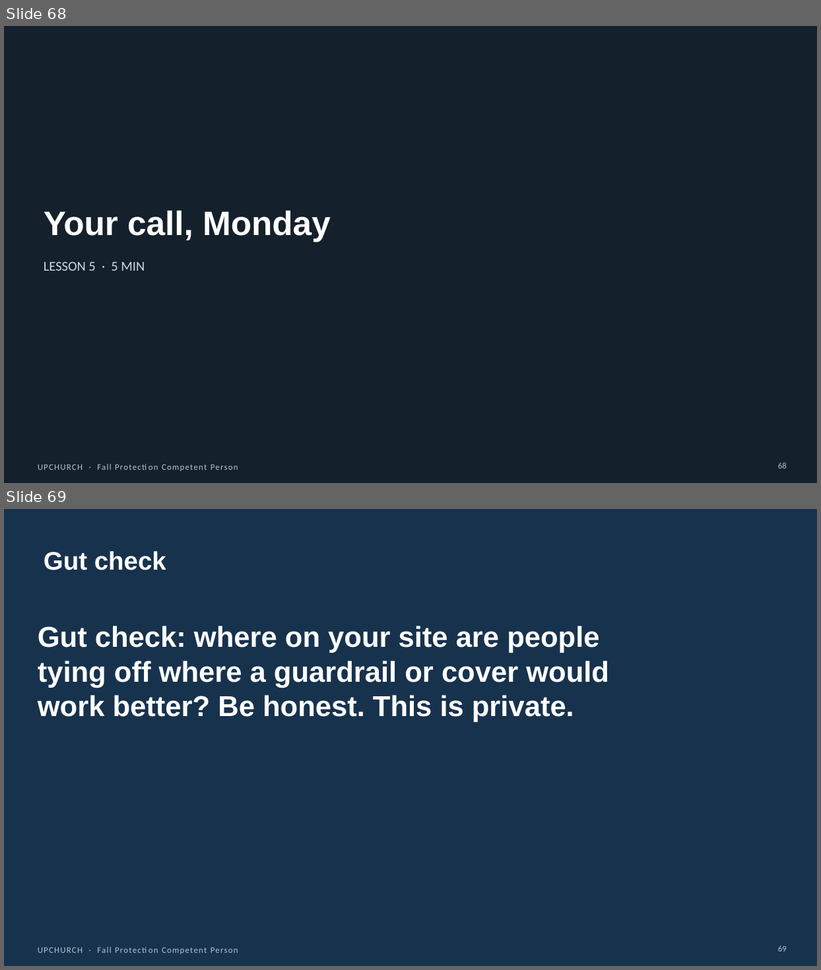
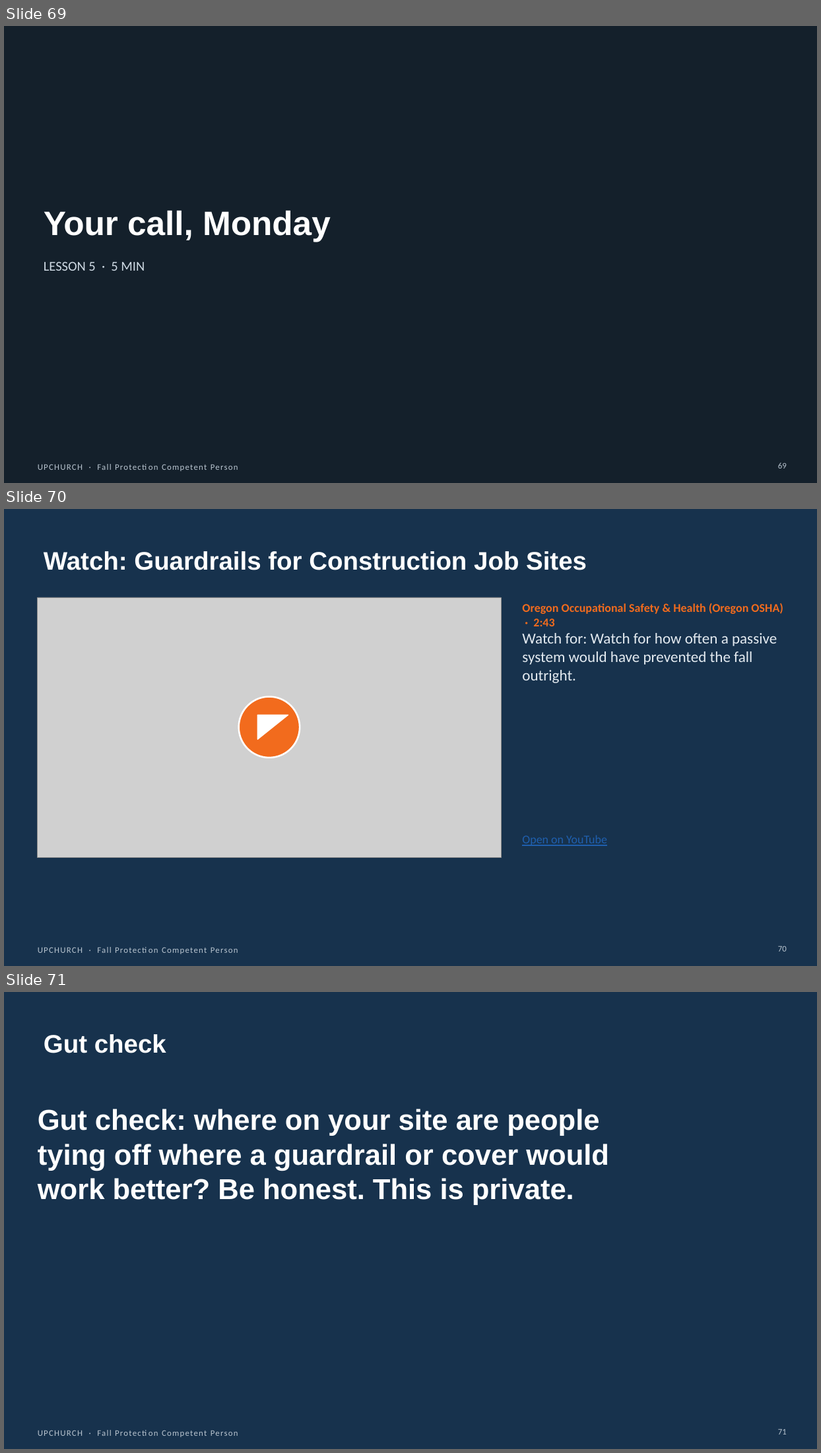
Before and after one commit to jeancastillo1983-max/index, a slide deck: deliverables/powerpoint/FPCP_M4_picking-the-right-system.pptx. Shown one above the other, each under a label of ours: slides 68 and 69 before the commit, slides 69, 70 and 71 after it. The pictures are 821x970 and 821x1453 pixels, drawn with LibreOffice and Linux fonts; fonts in the diff are those of the drawing; grey boxes stand for pictures. Boxes give left, top, right and bottom in pixels: in the first picture for what was removed or moved away, otherwise in the second. Text is boxed around its words. In the diff, an @@ line names an element or a change of style, - is before the commit and + after.

```diff
--- a/deliverables/powerpoint/FPCP_M4_picking-the-right-system.pptx
+++ b/deliverables/powerpoint/FPCP_M4_picking-the-right-system.pptx
@@ slide 70 added at box(4, 509, 817, 966), background #17324D; not listed: 1 template element that a slide beside it also shows @@
@@ title added at box(44, 551, 587, 570), 30 pt, text #FFFFFF, bold @@
+Watch: Guardrails for Construction Job Sites
@@ picture added at box(38, 597, 501, 859) @@
@@ text added at box(522, 603, 783, 683), 18 pt, text #E3EAF0 @@
+Oregon Occupational Safety & Health (Oregon OSHA) · 2:43
+Watch for: Watch for how often a passive system would have prevented the fall outright.
@@ ellipse added at box(239, 697, 300, 758), fill #F26B1D, outline #FFFFFF 2 pt @@
@@ right triangle added at box(257, 715, 288, 739), fill #FFFFFF, outline #FFFFFF 1 pt @@
@@ text added at box(522, 835, 607, 846), 14 pt, text #1F5FAE, underline @@
+Open on YouTube
@@ page number added at box(778, 946, 787, 952), 10 pt, text #B8C4CF @@
+70
@@ what was slide 68 is now slide 69 @@
@@ page number at box(778, 463, 787, 469): text changed @@
-68
+69
@@ what was slide 69 is now slide 71 @@
@@ page number at box(778, 1430, 787, 1435): text changed @@
-69
+71
```
Also in this commit, not shown: 15 slides changed, 1 other slide added, 45 other files.
